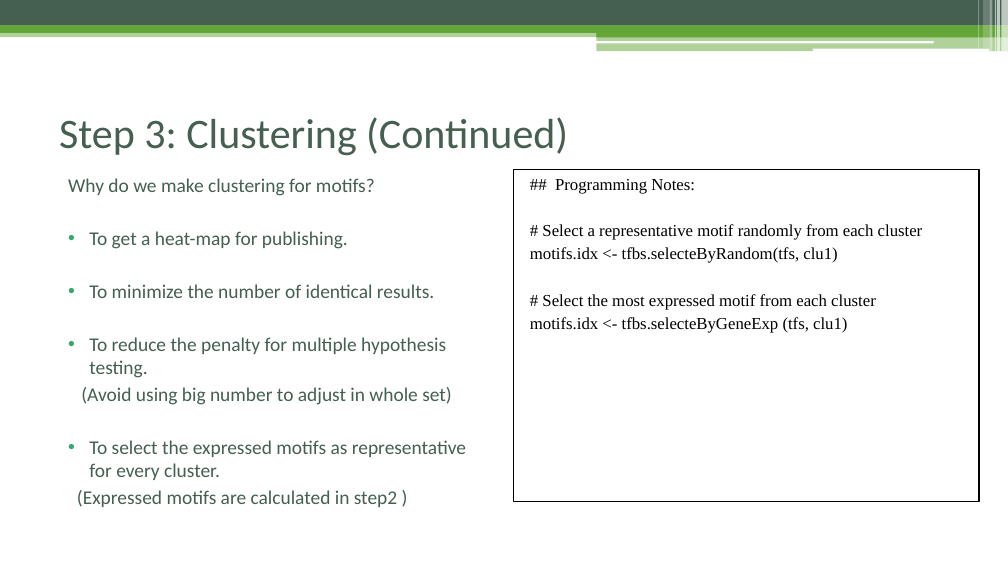
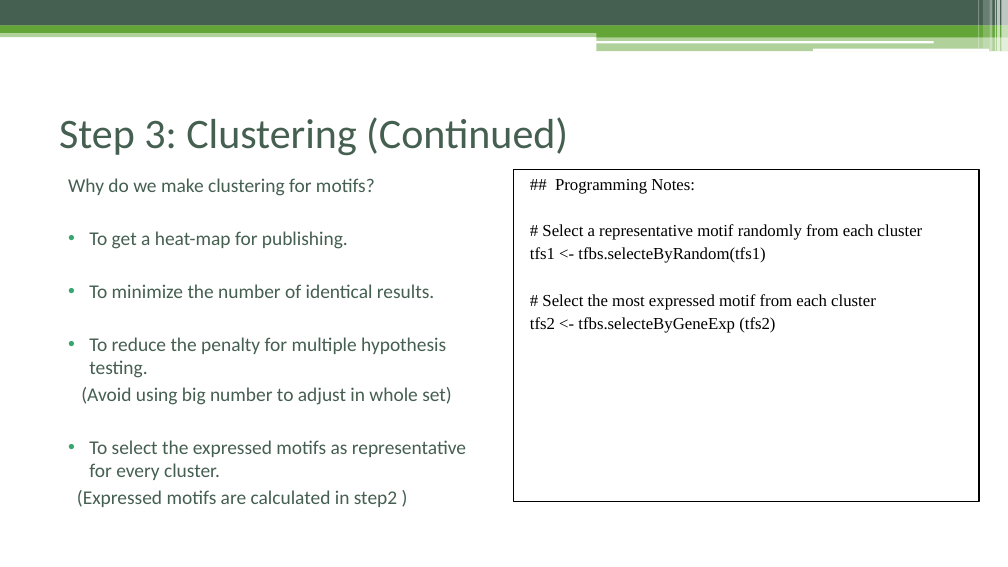
Before and after one commit to Danko-Lab/rtfbs_db, a slide deck: slide 12 of rtfbsdb-tutorial.pptx. Drawn at 1008x567 pixels with LibreOffice and Linux fonts; fonts in the diff are those of the drawing. Boxes give left, top, right and bottom in pixels: in the first picture for what was removed or moved away, otherwise in the second. Text is boxed around its words. In the diff, an @@ line names an element or a change of style, - is before the commit and + after.

```diff
--- a/rtfbsdb-tutorial.pptx
+++ b/rtfbsdb-tutorial.pptx
@@ text at (x1=530, y1=247, x2=765, y2=263): text changed @@
-motifs.idx <- tfbs.selecteByRandom(tfs, clu1)
+tfs1 <- tfbs.selecteByRandom(tfs1)
@@ text at (x1=530, y1=317, x2=775, y2=333): text changed @@
-motifs.idx <- tfbs.selecteByGeneExp (tfs, clu1)
+tfs2 <- tfbs.selecteByGeneExp (tfs2)
```
Also in this commit, not shown: 10 other slides changed.
